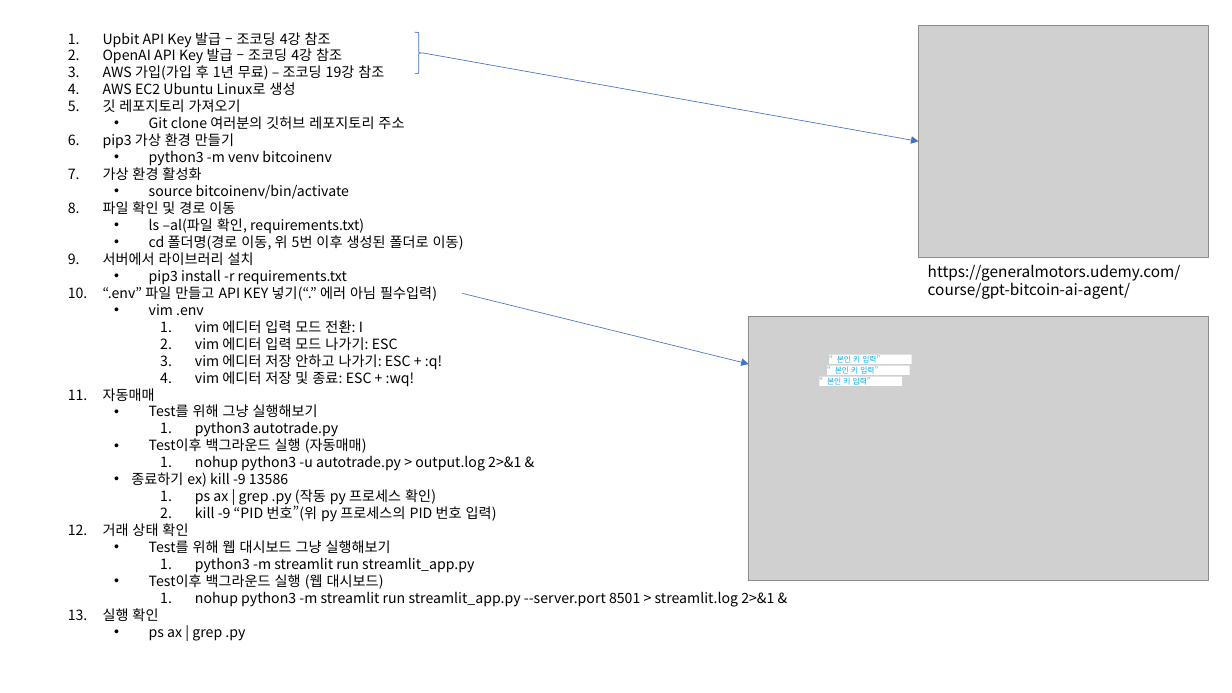
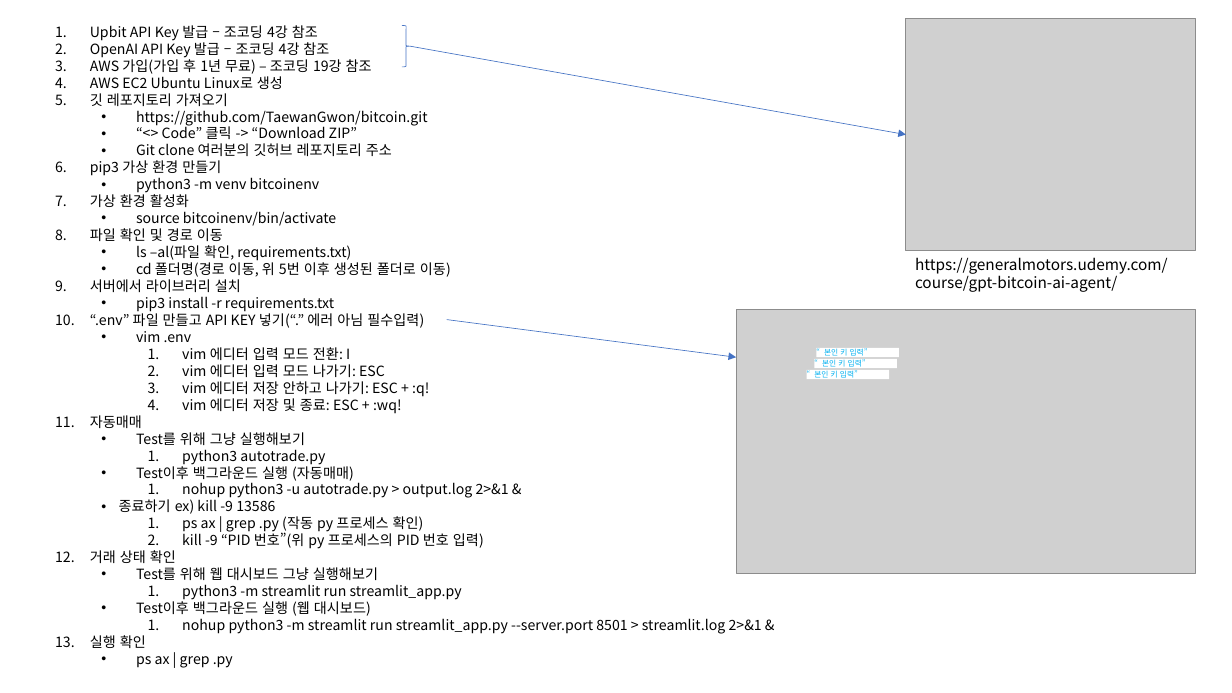
Before and after one commit to TaewanGwon/bitcoin, a slide deck: slide 1 of BitcoinMacro_Guidebook.pptx. Drawn at 1232x693 pixels with LibreOffice and Linux fonts; fonts in the diff are those of the drawing; grey boxes stand for pictures. Boxes give left, top, right and bottom in pixels: in the first picture for what was removed or moved away, otherwise in the second. Text is boxed around its words. In the diff, an @@ line names an element or a change of style, - is before the commit and + after.

```diff
--- a/BitcoinMacro_Guidebook.pptx
+++ b/BitcoinMacro_Guidebook.pptx
@@ text "Upbit API Key 발급 – ...": place and size @@
-text "Upbit API Key 발급 – ..." at (103, 32, 774, 641)
+text "Upbit API Key 발급 – ..." at (90, 25, 762, 668)
@@ 3 rectangles, 1 picture, 1 arrow, 1 right brace: place and size @@
-3 rectangles, 1 picture, 1 arrow, 1 right brace at (415, 25, 1209, 386)
+3 rectangles, 1 picture, 1 arrow, 1 right brace at (402, 18, 1196, 379)
@@ text at (136, 110, 428, 139): paragraphs added @@
+  • https://github.com/TaewanGwon/bitcoin.git
+  • “<> Code” 클릭 -> “Download ZIP”
@@ text "https://generalmotors.udemy.com/course/gpt-bitcoin-ai-agent/": place and size @@
-text "https://generalmotors.udemy.com/course/gpt-bitcoin-ai-agent/" at (928, 264, 1181, 299)
+text "https://generalmotors.udemy.com/course/gpt-bitcoin-ai-agent/" at (915, 257, 1168, 292)
@@ arrow moved from (462, 293) - (749, 364) to (446, 320) - (737, 358) @@
@@ picture: place and size @@
-picture at (749, 317, 1208, 580)
+picture at (737, 310, 1196, 573)
```
